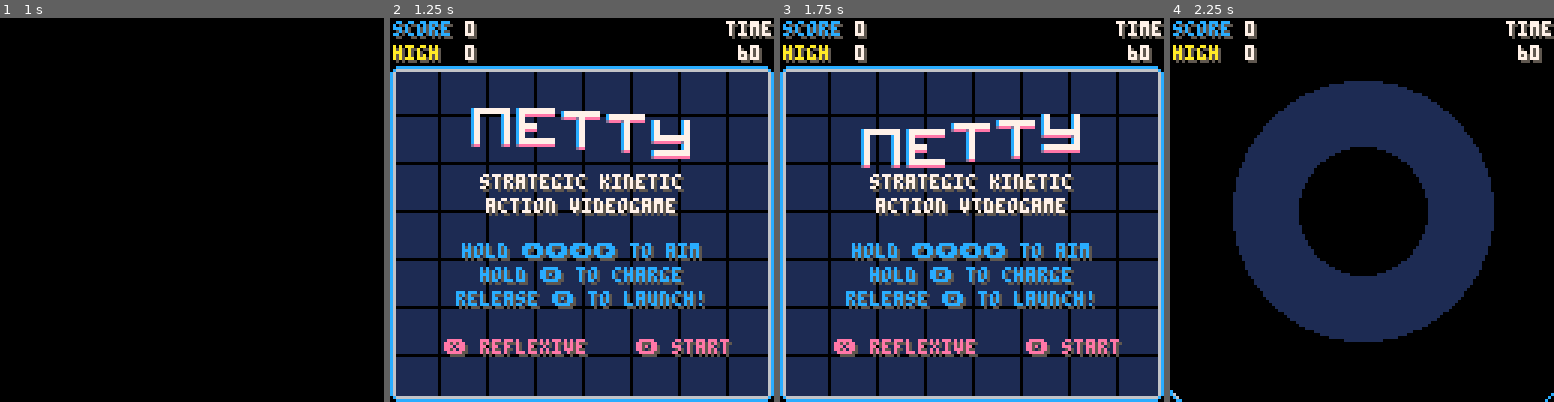
Above: before the commit, frames 1-4 (left to right).
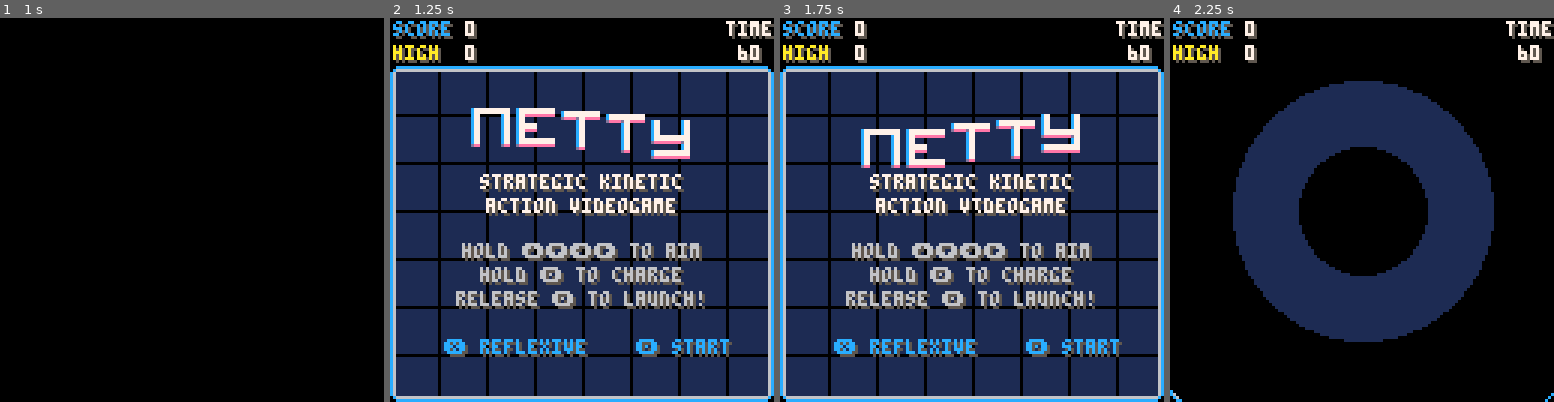
Above: after the commit, the same moments.

Repository: tesselode/netty
Game: PICO-8 cartridge netty.p8
Same seed, same stepped clock (60 frames per second), same inputs: the game is played once before the commit and once after it.
Inputs:
- Up to frame 1 (1 s): tap X (X key) at 0.33 s; tap O (Z key) at 0.7 s
- Up to frame 2 (1.25 s): tap X (X key) at 1.07 s
- Up to frame 3 (1.75 s): hold Right from 1.6 s (still down); tap O (Z key) at 1.7 s
- Up to frame 4 (2.25 s): tap X (X key) at 1.85 s; release Right at 2.1 s; tap O (Z key) at 2.1 s; hold Up from 2.15 s (still down)

Frame 1 is identical in both runs. In frame 2, 4.1% of the frame differs, in the area x 14-89%, y 58-88%; in frame 3, 4.1%; in frame 4, nothing differs.

Commit message:
use colors to denote game mode on title screen and results screen

Diff:
--- a/netty.p8
+++ b/netty.p8
@@ -1186,9 +1186,14 @@
 
  rectfill(8, 32, 120, 96, 0)
 
+ local c = 12
+ if gametype == 2 then
+  c = 14
+ end
+
  if self.statetimer <= 2 then
 	 printc('final score', 65, 41, 5)
-	 printc('final score', 64, 40, 12)
+	 printc('final score', 64, 40, c)
 	 local s = flr(self.displayscore)
 	 if s > 0 then
 	  s = s .. '00'
@@ -1211,7 +1216,7 @@
 	  printc('new high score!', 64, 64, 10)
 	 end
 	 printc('🅾️ retry    ❎ menu', 65, 81, 5, 1)
-	 printc('🅾️ retry    ❎ menu', 64, 80, 12, 1)
+	 printc('🅾️ retry    ❎ menu', 64, 80, c, 1)
 	end
 end
 
@@ -1371,14 +1376,18 @@
  -- instructions
  camera(0, 1.99 * sin(uptime / 120) + 4)
 
+ local c = 12
+ if gametype == 2 then c = 14 end
+ if gametype == 3 then c = 9 end
+
  printc('hold ⬆️⬇️⬅️➡️ to aim', 65, 81, 5, 4)
- printc('hold ⬆️⬇️⬅️➡️ to aim', 64, 80, 12, 4)
+ printc('hold ⬆️⬇️⬅️➡️ to aim', 64, 80, 6, 4)
 
  printc('hold 🅾️ to charge', 65, 89, 5, 1)
- printc('hold 🅾️ to charge', 64, 88, 12, 1)
+ printc('hold 🅾️ to charge', 64, 88, 6, 1)
 
  printc('release 🅾️ to launch!', 65, 97, 5, 1)
- printc('release 🅾️ to launch!', 64, 96, 12, 1)
+ printc('release 🅾️ to launch!', 64, 96, 6, 1)
 
  local s
  if gametype == 1 then
@@ -1389,7 +1398,7 @@
   s = '❎ sensory      🅾️ start'
  end
  printc(s, 65, 113, 5, 1)
- printc(s, 64, 112, 14, 1)
+ printc(s, 64, 112, c, 1)
 
  camera()
 end
